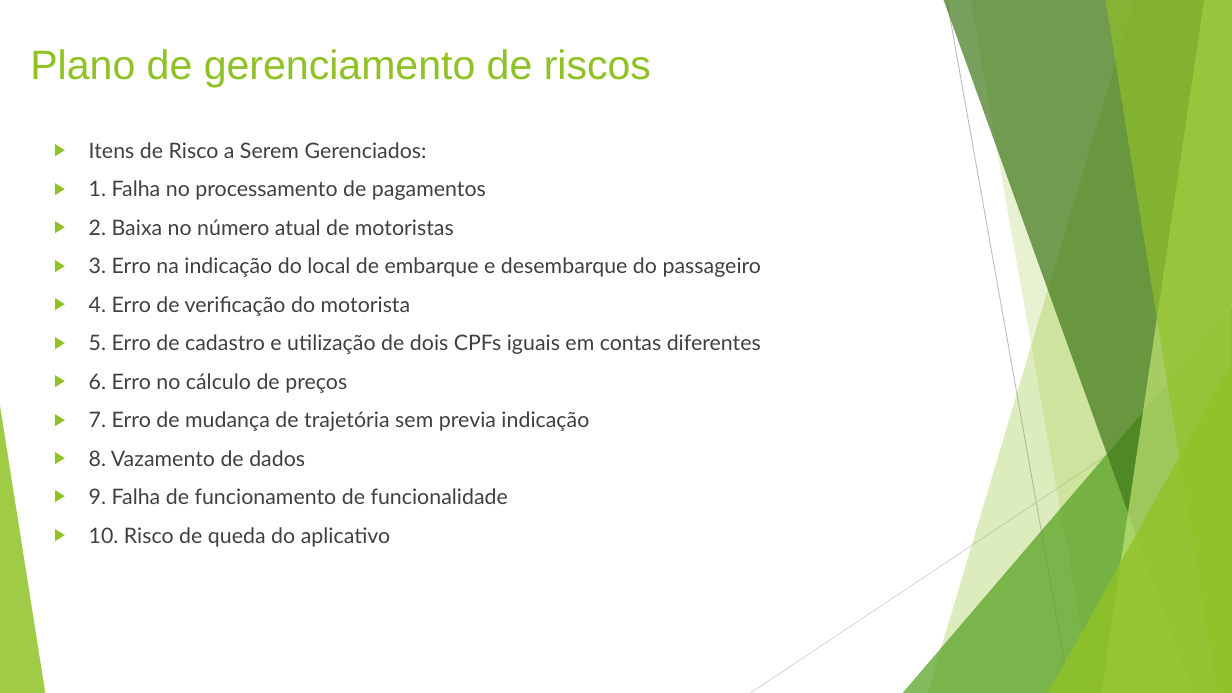
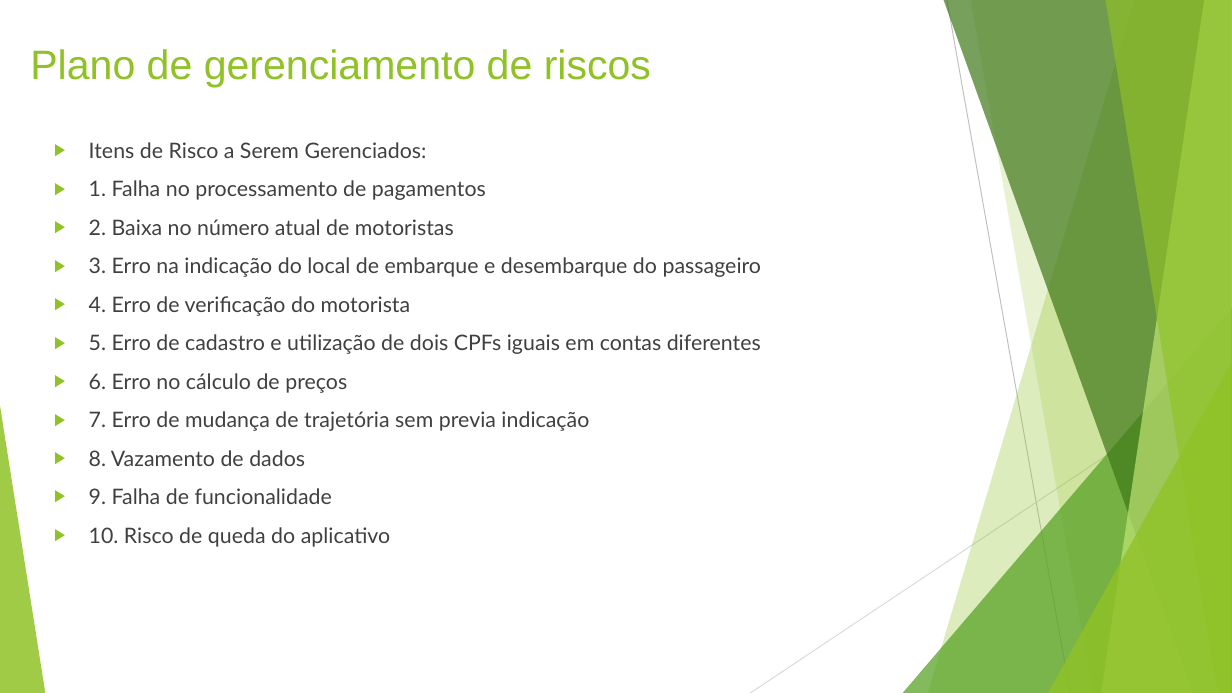
Before and after one commit to GusBaka/aulafurps, a slide deck: slide 5 of Gestão e Qualidade de software 03-04.pptx. Drawn at 1232x693 pixels with LibreOffice and Linux fonts; fonts in the diff are those of the drawing. Boxes give left, top, right and bottom in pixels: in the first picture for what was removed or moved away, otherwise in the second. Text is boxed around its words. In the diff, an @@ line names an element or a change of style, - is before the commit and + after.

```diff
--- a/Gestão e Qualidade de software 03-04.pptx
+++ b/Gestão e Qualidade de software 03-04.pptx
@@ text at [89,488,332,504]: text changed @@
-▶ 9. Falha de funcionamento de funcionalidade
+▶ 9. Falha de funcionalidade
```
